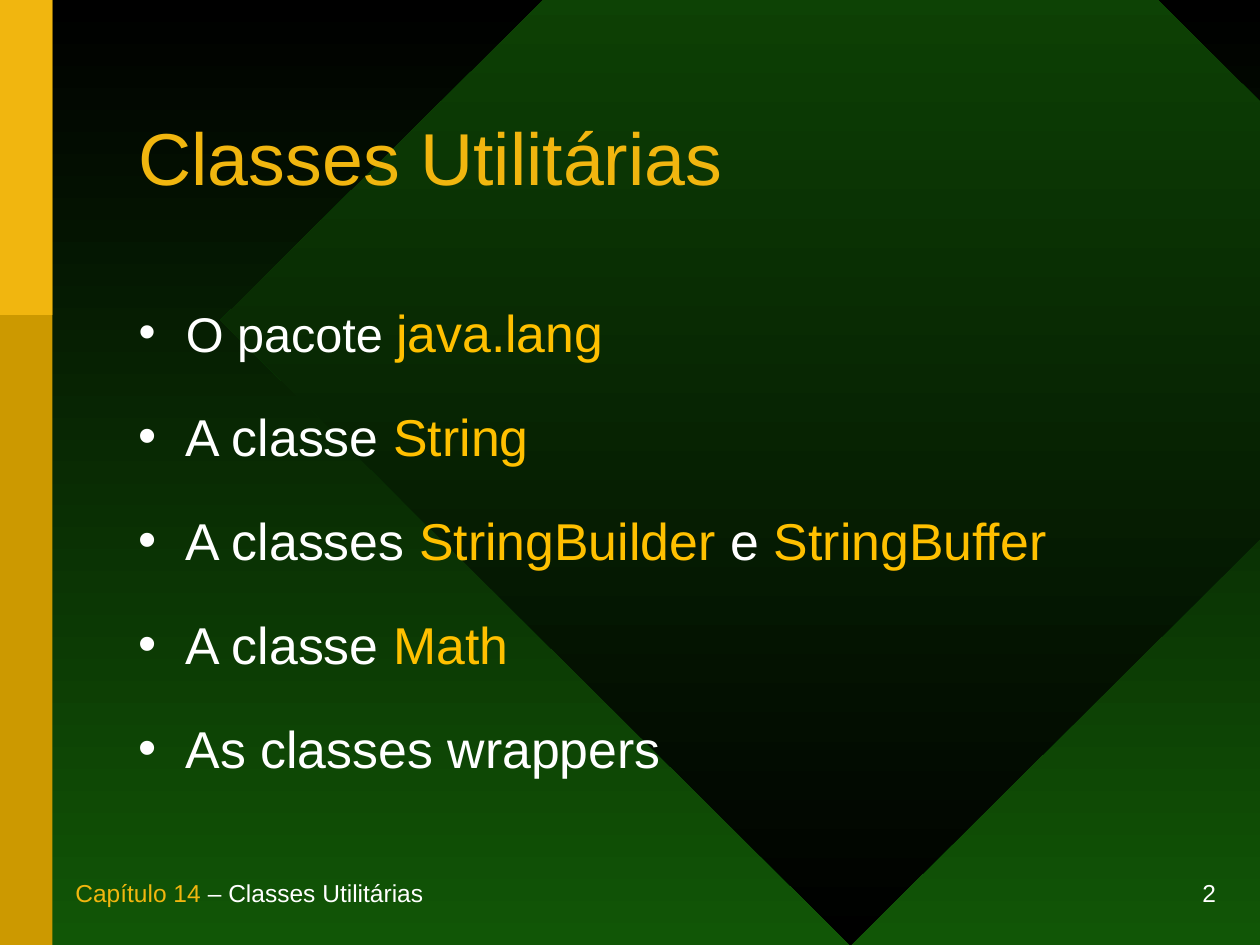
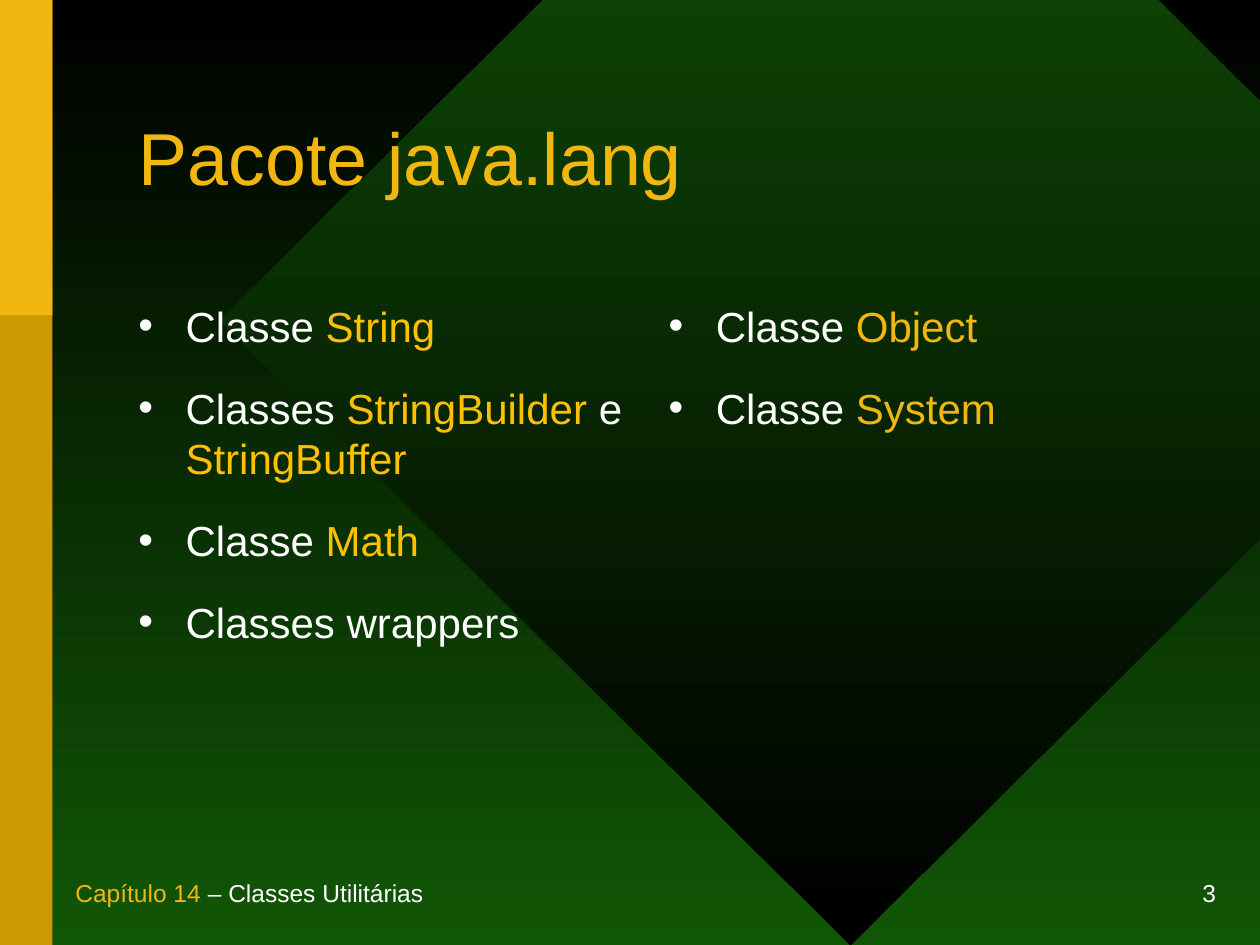
Before and after one commit to duchesqui/slzvieira-training, a slide deck: slide 3 of 1-Java-Programmer-Modulo-I/14.Capitulo14.ppt (slide 2 before the commit). Drawn at 1260x945 pixels with LibreOffice and Linux fonts; fonts in the diff are those of the drawing. Boxes give left, top, right and bottom in pixels: in the first picture for what was removed or moved away, otherwise in the second. Text is boxed around its words. In the diff, an @@ line names an element or a change of style, - is before the commit and + after.

```diff
--- a/1-Java-Programmer-Modulo-I/14.Capitulo14.ppt
+++ b/1-Java-Programmer-Modulo-I/14.Capitulo14.ppt
@@ title at <box>139,127,682,199</box>: text changed @@
-Classes Utilitárias
+Pacote java.lang
@@ text at <box>186,311,622,646</box>: text changed; size 29.6 to 24 pt @@
-• O pacote java.lang
-• A classe String
-• A classes StringBuilder e StringBuffer
-• A classe Math
-• As classes wrappers
+• Classe String
+• Classes StringBuilder e StringBuffer
+• Classe Math
+• Classes wrappers
@@ text added at <box>716,311,996,432</box>, 24 pt, text #FFFFFF @@
+• Classe Object
+• Classe System
@@ page number at <box>1202,885,1216,903</box>: text changed @@
-2
+3
```
Also in this commit, not shown: 1 other slide changed, 21 slides added.
